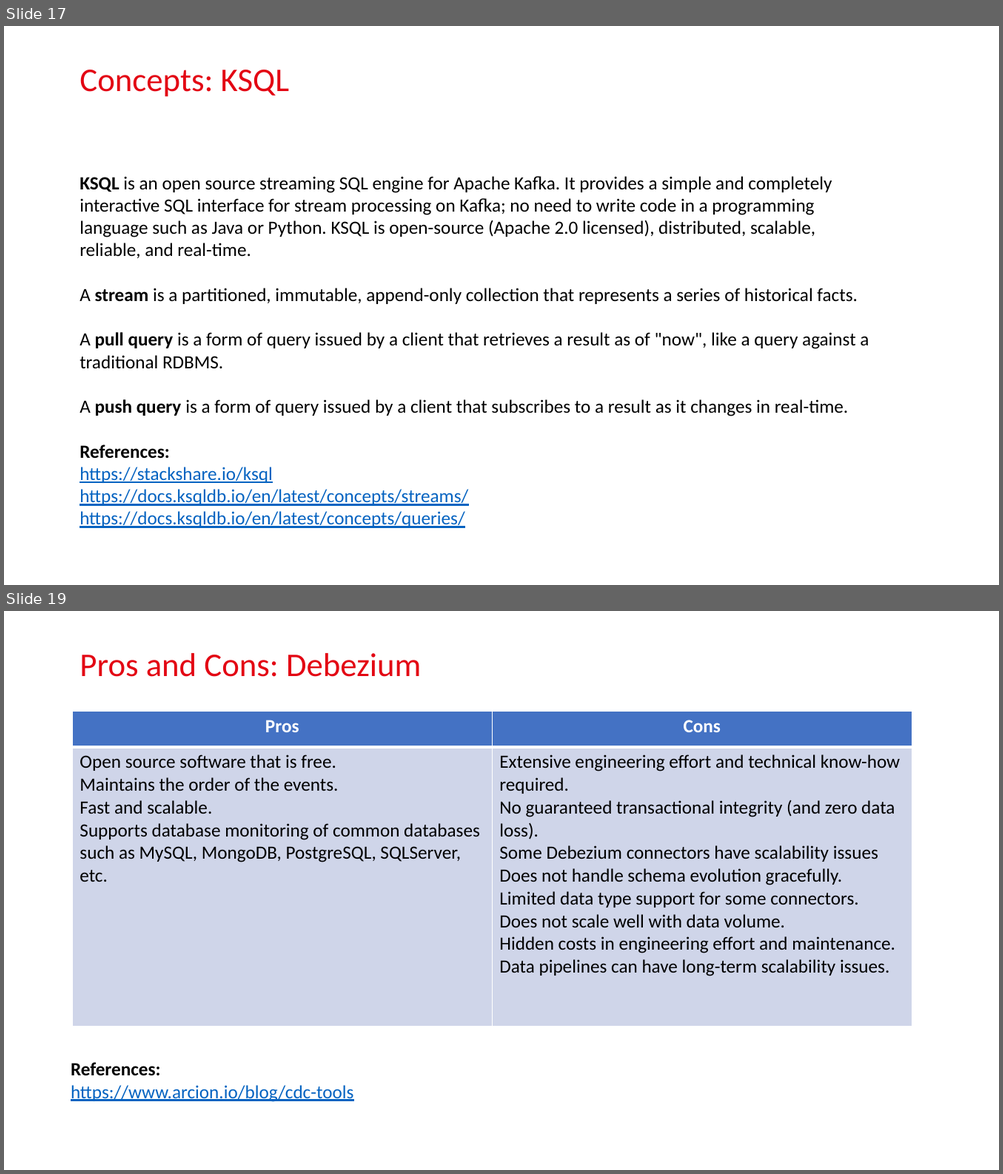
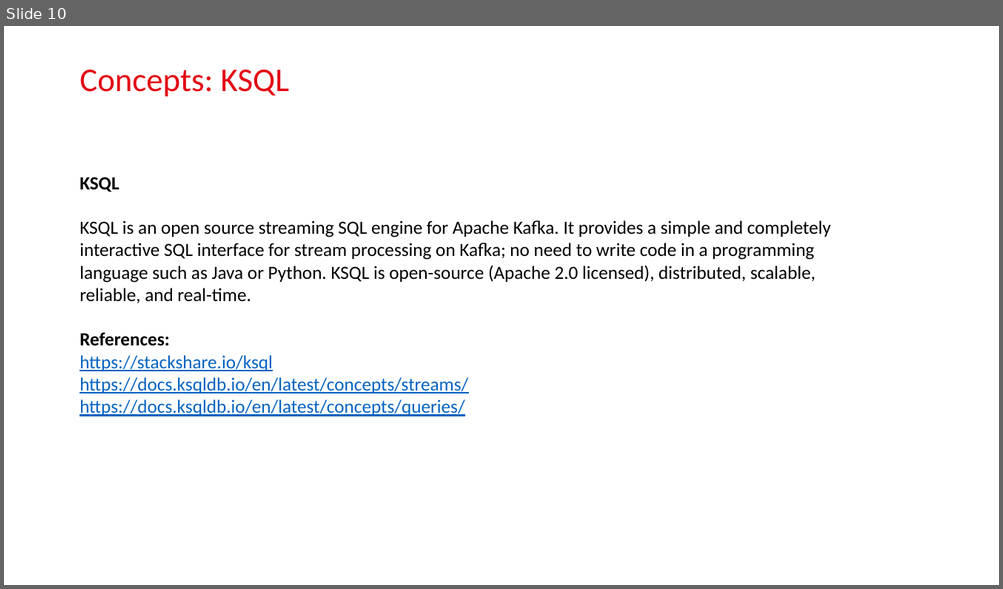
Before and after one commit to bao2902/logbasedcdc, a slide deck: LogBasedCDC.pptx. Shown one above the other, each under a label of ours: slides 17 and 19 before the commit, slide 10 after it; the slides between them are not shown. The pictures are 1003x1174 and 1003x589 pixels, drawn with LibreOffice and Linux fonts; fonts in the diff are those of the drawing; background and template pictures are left out. Boxes give left, top, right and bottom in pixels: in the first picture for what was removed or moved away, otherwise in the second. Text is boxed around its words. In the diff, an @@ line names an element or a change of style, - is before the commit and + after.

```diff
--- a/LogBasedCDC.pptx
+++ b/LogBasedCDC.pptx
@@ slide 19 removed at (4,611,999,1170), background picture (left out) @@
@@ title removed at (79,653,421,677) @@
-Pros and Cons: Debezium
@@ table removed at (73,711,911,1027), 2 rows, 2 columns @@
-Pros | Cons
-Open source software that is free. / Maintains the order of the events. / Fast and scalable. / Supports database monitoring of common databases such as MySQL, MongoDB, PostgreSQL, SQLServer, etc. | Extensive engineering effort and technical know-how required. / No guaranteed transactional integrity (and zero data loss). / Some Debezium connectors have scalability issues / Does not handle schema evolution gracefully. / Limited data type support for some connectors. / Does not scale well with data volume. / Hidden costs in engineering effort and maintenance. / Data pipelines can have long-term scalability issues.
@@ text removed at (71,1062,353,1102) @@
-References:
-https://www.arcion.io/blog/cdc-tools
@@ what was slide 17 is now slide 10 @@
@@ slide 10 changed as well @@
@@ text at (79,221,831,304): bold off in "KSQL" @@
@@ text at (79,288,868,417): paragraphs removed @@
-A stream is a partitioned, immutable, append-only collection that represents a series of historical facts.
-A pull query is a form of query issued by a client that retrieves a result as of "now", like a query against a traditional RDBMS.
-A push query is a form of query issued by a client that subscribes to a result as it changes in real-time.
```
Also in this commit, not shown: 7 other slides changed, 7 slides added, 9 other slides removed, 2 other files.
